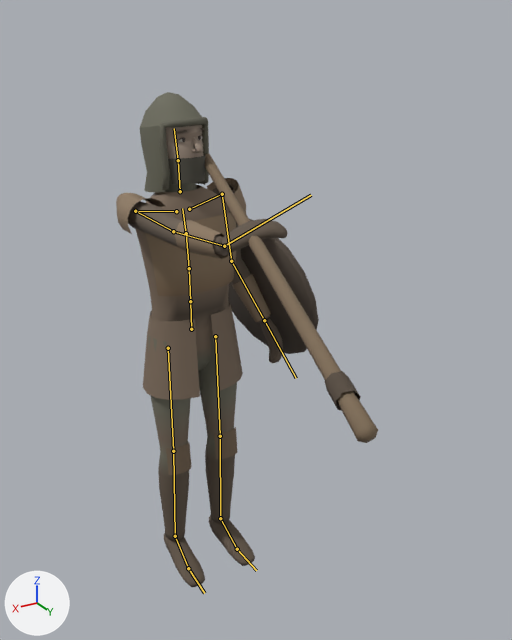
The glTF model assets/models/characters/hazekiller.glb as it was, and as the next commit left it.
Before and after are seen from a camera (50 mm lens) standing at (1.0, 2.12, 2.01) and looking at (-0.03, 0.4, 1.15). Lighting does not change. The marker at lower left points along +X, +Y and +Z. The picture after the commit comes second. Both versions are drawn at frame 7 of the action 'push'; the numbers are the values there. The bones that change, and the others that lie on the model, are drawn over the model as lines.

Objects in the first picture: 'Hazekiller'.
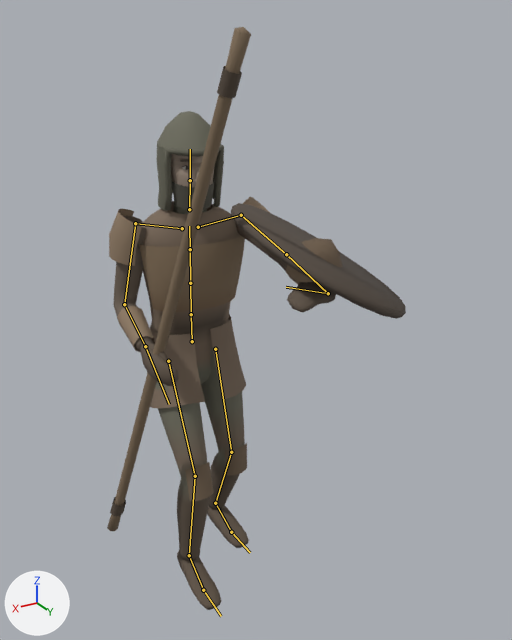
Pixel boxes (x1, y1, x2, y2) of what changed, in the pictures (512 x 640 px):
'Hazekiller', posed (14% wider, 18% taller): before (116, 92, 378, 587); after (107, 27, 406, 610)
bone 'Hips', root to tip: before (191, 329) to (190, 301); after (192, 341) to (191, 314)
bone 'Spine', root to tip: before (190, 301) to (189, 268); after (191, 314) to (190, 283)
bone 'Chest', root to tip: before (189, 268) to (186, 233); after (190, 283) to (190, 249)
bone 'UpperChest', root to tip: before (186, 233) to (182, 208); after (190, 249) to (189, 226)
bone 'RightUpperArm', root to tip: before (135, 211) to (173, 231); after (135, 223) to (124, 304)
bone 'RightLowerArm', root to tip: before (173, 231) to (224, 246); after (124, 304) to (145, 346)
bone 'RightHand', root to tip: before (224, 246) to (311, 195); after (145, 346) to (169, 404)
bone 'LeftUpperArm', root to tip: before (222, 194) to (231, 261); after (241, 215) to (286, 254)
bone 'LeftLowerArm', root to tip: before (231, 261) to (264, 320); after (286, 254) to (328, 293)
bone 'LeftHand', root to tip: before (264, 320) to (296, 378); after (328, 293) to (286, 287)
bone 'RightUpperLeg', root to tip: before (168, 348) to (173, 451); after (168, 361) to (195, 476)
bone 'RightLowerLeg', root to tip: before (173, 451) to (175, 536); after (195, 476) to (189, 555)
bone 'RightFoot', root to tip: before (175, 536) to (188, 568); after (189, 555) to (203, 590)
bone 'LeftUpperLeg', root to tip: before (215, 336) to (220, 436); after (215, 349) to (231, 452)
bone 'LeftLowerLeg', root to tip: before (220, 436) to (220, 518); after (231, 452) to (215, 503)
bone 'LeftFoot', root to tip: before (220, 518) to (237, 549); after (215, 503) to (231, 532)

Diff of the bpy script that builds the scene:
```diff
--- a/assets/models/characters/hazekiller.glb.py
+++ b/assets/models/characters/hazekiller.glb.py
@@ bone_hips @@
 bone_hips = bpy.data.objects['Armature'].pose.bones['Hips']  # child of 'Root'
-bone_hips.location = (0.0, 0.0, 0.0)
+bone_hips.location = (0.0, -0.05, 0.0)
@@ bone_spine @@
 bone_spine = bpy.data.objects['Armature'].pose.bones['Spine']  # child of 'Hips'
-bone_spine.rotation_quaternion = (0.999, -0.015, 0.031, -0.001)  # degrees (-2, 4, 0)
+bone_spine.rotation_quaternion = (0.999, 0.02, -0.031, 0.002)  # degrees (2, -4, 0)
@@ bone_chest @@
 bone_chest = bpy.data.objects['Armature'].pose.bones['Chest']  # child of 'Spine'
-bone_chest.rotation_quaternion = (0.999, -0.018, 0.036, 0.002)  # degrees (-2, 4, 0)
+bone_chest.rotation_quaternion = (0.999, 0.024, -0.036, 0.0)  # degrees (3, -4, 0)
@@ bone_upperchest @@
 bone_upperchest = bpy.data.objects['Armature'].pose.bones['UpperChest']  # child of 'Chest'
-bone_upperchest.rotation_quaternion = (0.999, -0.018, 0.036, 0.004)  # degrees (-2, 4, 0)
+bone_upperchest.rotation_quaternion = (0.999, 0.024, -0.036, -0.002)  # degrees (3, -4, 0)
@@ bone_rightupperarm @@
 bone_rightupperarm = bpy.data.objects['Armature'].pose.bones['RightUpperArm']  # child of 'RightShoulder'
-bone_rightupperarm.rotation_quaternion = (0.754, 0.632, -0.094, -0.149)  # degrees (79, 3, -20)
+bone_rightupperarm.rotation_quaternion = (0.964, 0.061, -0.039, 0.256)  # degrees (6, -6, 29)
@@ bone_rightlowerarm @@
 bone_rightlowerarm = bpy.data.objects['Armature'].pose.bones['RightLowerArm']  # child of 'RightUpperArm'
-bone_rightlowerarm.rotation_quaternion = (1.0, 0.004, 0.0, 0.0)  # degrees (0, 0, 0)
+bone_rightlowerarm.rotation_quaternion = (0.777, 0.629, 0.0, 0.0)  # degrees (78, 0, 0)
@@ bone_righthand @@
 bone_righthand = bpy.data.objects['Armature'].pose.bones['RightHand']  # child of 'RightLowerArm'
-bone_righthand.rotation_quaternion = (0.846, 0.533, 0.0, 0.0)  # degrees (64, 0, 0)
+bone_righthand.rotation_quaternion = (0.999, -0.052, 0.0, 0.0)  # degrees (-6, 0, 0)
@@ bone_leftupperarm @@
 bone_leftupperarm = bpy.data.objects['Armature'].pose.bones['LeftUpperArm']  # child of 'LeftShoulder'
-bone_leftupperarm.rotation_quaternion = (0.972, -0.094, 0.059, -0.204)  # degrees (-12, 4, -24)
+bone_leftupperarm.rotation_quaternion = (0.754, 0.632, 0.094, 0.149)  # degrees (79, -3, 20)
@@ bone_leftlowerarm @@
 bone_leftlowerarm = bpy.data.objects['Armature'].pose.bones['LeftLowerArm']  # child of 'LeftUpperArm'
-bone_leftlowerarm.rotation_quaternion = (0.966, 0.259, 0.0, 0.0)  # degrees (30, 0, 0)
+bone_leftlowerarm.rotation_quaternion = (1.0, 0.004, 0.0, 0.0)  # degrees (0, 0, 0)
@@ bone_lefthand @@
 bone_lefthand = bpy.data.objects['Armature'].pose.bones['LeftHand']  # child of 'LeftLowerArm'
-bone_lefthand.rotation_quaternion = (1.0, 0.0, 0.0, 0.0)  # degrees (0, 0, 0)
+bone_lefthand.rotation_quaternion = (0.846, 0.533, 0.0, 0.0)  # degrees (64, 0, 0)
@@ bone_rightupperleg @@
 bone_rightupperleg = bpy.data.objects['Armature'].pose.bones['RightUpperLeg']  # child of 'Hips'
-bone_rightupperleg.rotation_quaternion = (1.0, 0.0, 0.0, 0.0)  # degrees (0, 0, 0)
+bone_rightupperleg.rotation_quaternion = (0.976, 0.217, 0.0, 0.0)  # degrees (25, 0, 0)
@@ bone_rightlowerleg @@
 bone_rightlowerleg = bpy.data.objects['Armature'].pose.bones['RightLowerLeg']  # child of 'RightUpperLeg'
-bone_rightlowerleg.rotation_quaternion = (1.0, 0.0, 0.0, 0.0)  # degrees (0, 0, 0)
+bone_rightlowerleg.rotation_quaternion = (0.962, -0.272, 0.0, 0.0)  # degrees (-32, 0, 0)
@@ bone_rightfoot @@
 bone_rightfoot = bpy.data.objects['Armature'].pose.bones['RightFoot']  # child of 'RightLowerLeg'
-bone_rightfoot.rotation_quaternion = (1.0, 0.0, 0.0, 0.0)  # degrees (0, 0, 0)
+bone_rightfoot.rotation_quaternion = (0.998, 0.057, 0.002, 0.002)  # degrees (6, 0, 0)
@@ bone_leftupperleg @@
 bone_leftupperleg = bpy.data.objects['Armature'].pose.bones['LeftUpperLeg']  # child of 'Hips'
-bone_leftupperleg.rotation_quaternion = (1.0, 0.0, 0.0, 0.0)  # degrees (0, 0, 0)
+bone_leftupperleg.rotation_quaternion = (0.997, 0.073, 0.002, 0.019)  # degrees (8, 0, 2)
@@ bone_leftlowerleg @@
 bone_leftlowerleg = bpy.data.objects['Armature'].pose.bones['LeftLowerLeg']  # child of 'LeftUpperLeg'
-bone_leftlowerleg.rotation_quaternion = (1.0, 0.0, 0.0, 0.0)  # degrees (0, 0, 0)
+bone_leftlowerleg.rotation_quaternion = (0.962, -0.272, 0.0, 0.0)  # degrees (-32, 0, 0)
@@ bone_leftfoot @@
 bone_leftfoot = bpy.data.objects['Armature'].pose.bones['LeftFoot']  # child of 'LeftLowerLeg'
-bone_leftfoot.rotation_quaternion = (1.0, 0.0, 0.0, 0.0)  # degrees (0, 0, 0)
+bone_leftfoot.rotation_quaternion = (0.979, 0.2, -0.023, -0.018)  # degrees (23, -2, -2)
```
